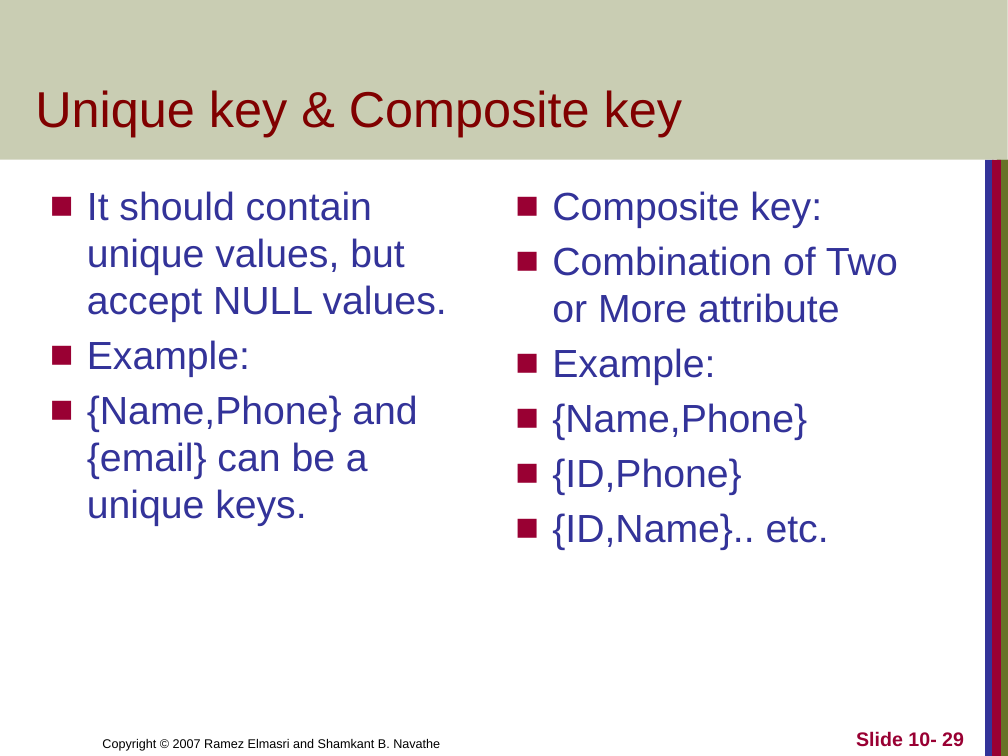
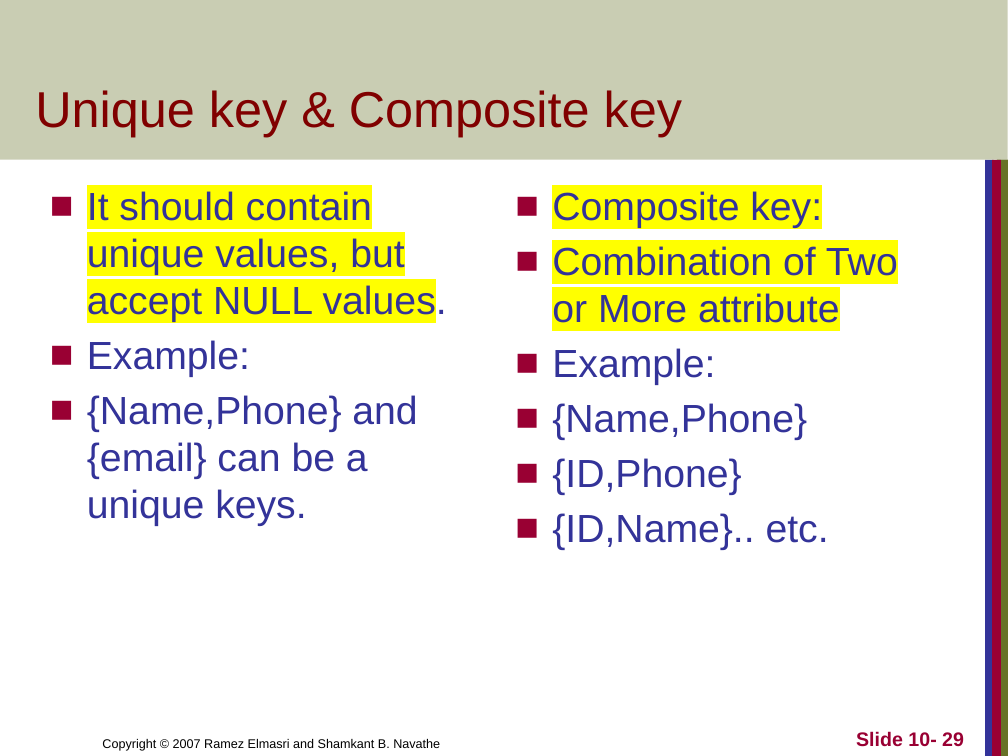
Before and after one commit to Om-Thanage/SY-NOTES, a slide deck: slide 29 of Sem 4/RDBMS/Module 4/4.1_Relational database Design.pptx. Drawn at 1008x756 pixels with LibreOffice and Linux fonts; fonts in the diff are those of the drawing. Boxes give left, top, right and bottom in pixels: in the first picture for what was removed or moved away, otherwise in the second. Text is boxed around its words. In the diff, an @@ line names an element or a change of style, - is before the commit and + after.

```diff
--- a/Sem 4/RDBMS/Module 4/4.1_Relational database Design.pptx
+++ b/Sem 4/RDBMS/Module 4/4.1_Relational database Design.pptx
@@ text at [87,191,447,322]: highlight none to #FFFF00 in "It should contain unique values, but accept ..." @@
@@ text at [552,191,898,323]: highlight none to #FFFF00 in "Composite key:", "Combination of Two or More attribute" @@
```
Also in this commit, not shown: 34 other slides changed, 50 other files.
